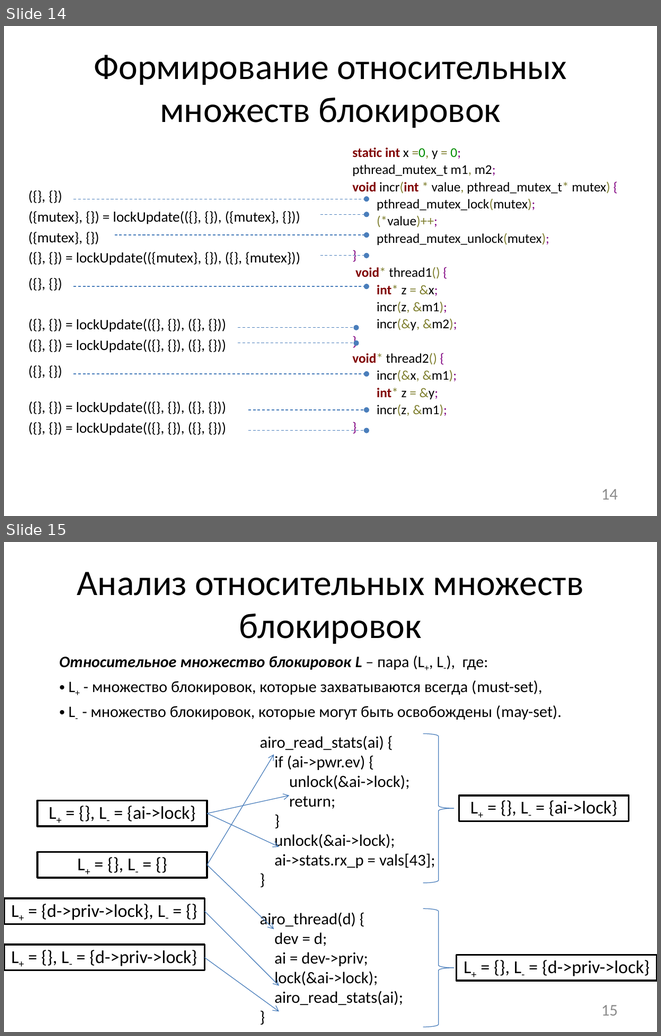
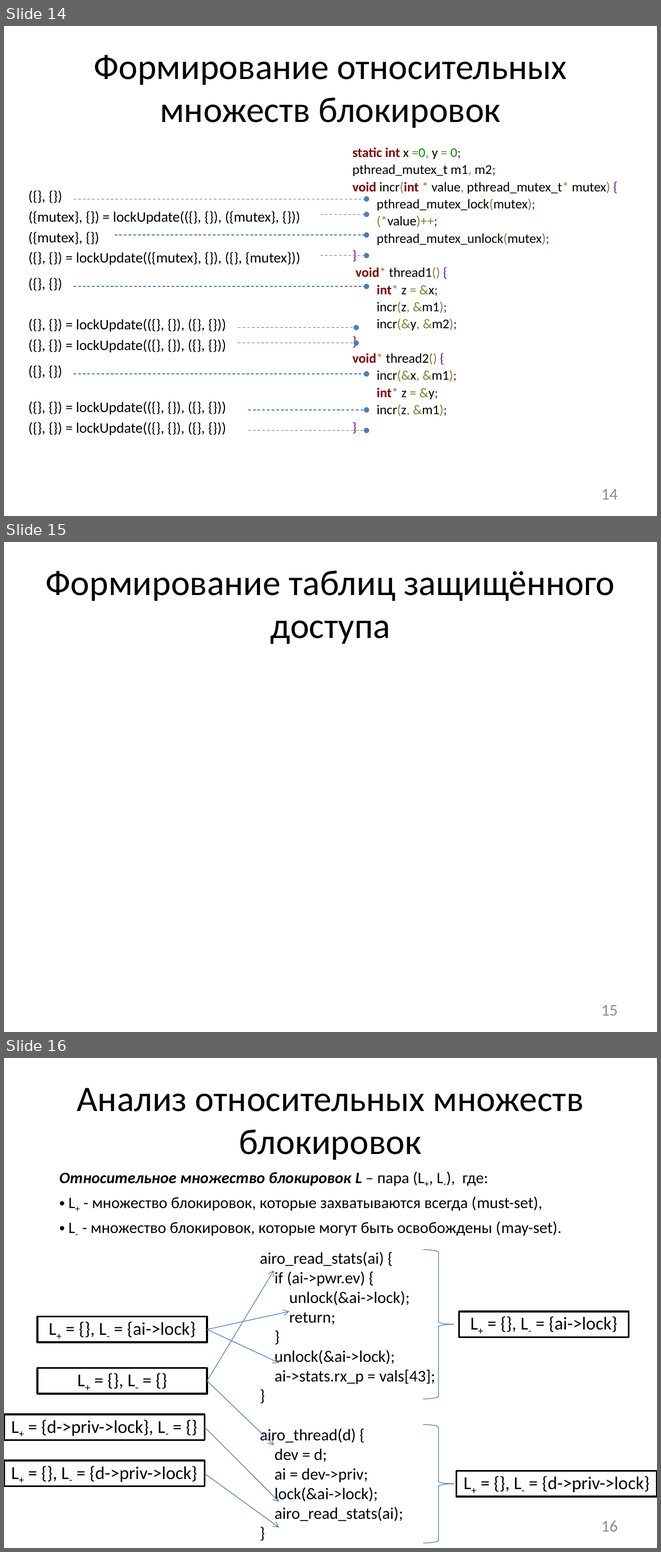
Before and after one commit to afrolovskiy/diplom, a slide deck: presentations/diplom/static race detection.pptx. Shown one above the other, each under a label of ours: slides 14 and 15 before the commit, slides 14, 15 and 16 after it. The pictures are 661x1036 and 661x1552 pixels, drawn with LibreOffice and Linux fonts; fonts in the diff are those of the drawing. Boxes give left, top, right and bottom in pixels: in the first picture for what was removed or moved away, otherwise in the second. Text is boxed around its words. In the diff, an @@ line names an element or a change of style, - is before the commit and + after.

```diff
--- a/presentations/diplom/static race detection.pptx
+++ b/presentations/diplom/static race detection.pptx
@@ slide 15 added at (4, 542, 657, 1032), background #FFFFFF @@
@@ title added at (46, 571, 615, 644), 39.6 pt, text #000000 @@
+Формирование таблиц защищённого доступа
@@ page number added at (601, 1005, 618, 1015), 18 pt, text #8C8C8C @@
+15
@@ what was slide 15 is now slide 16 @@
@@ page number at (601, 1520, 618, 1531): text changed @@
-15
+16
```
Also in this commit, not shown: 2 slides changed, 1 other slide added, 2 other files.
